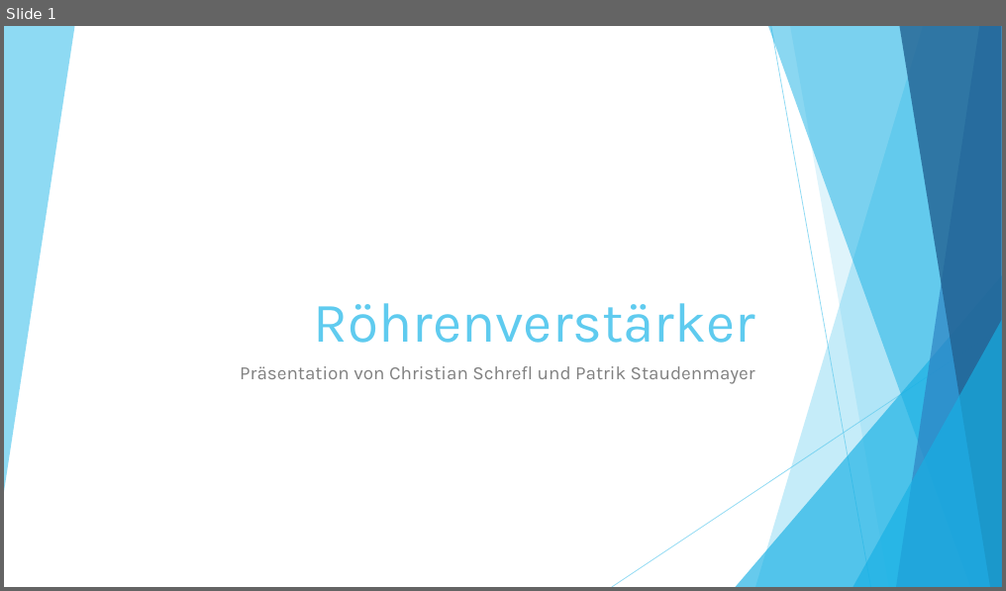
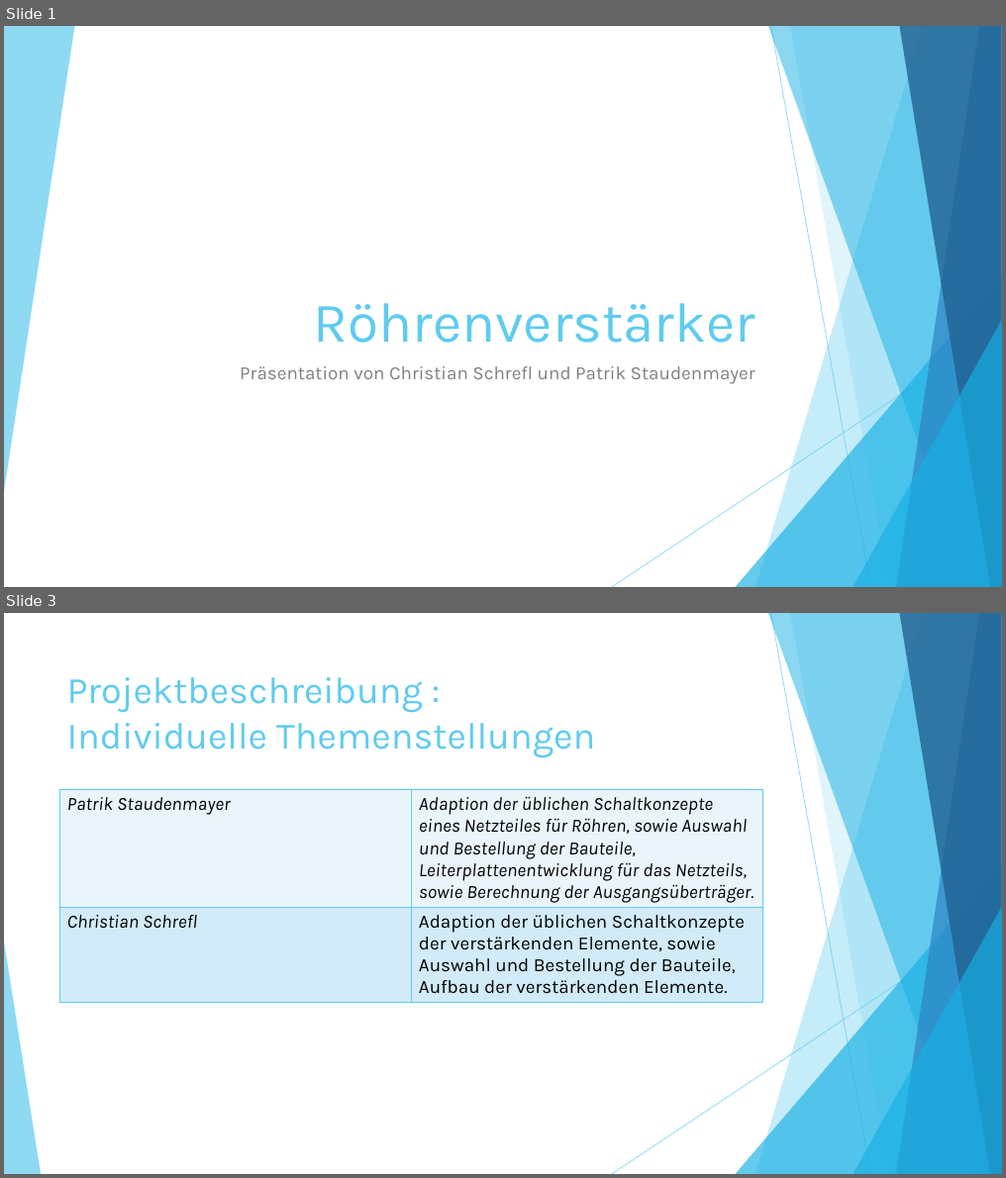
Before and after one commit to Staudi14/tube-amplifier, a slide deck: Präsentation/Röhrenverstärker.pptx. Shown one above the other, each under a label of ours: slide 1 before the commit, slides 1 and 3 after it; the slides between them are not shown. The pictures are 1006x591 and 1006x1178 pixels, drawn with LibreOffice and Linux fonts; fonts in the diff are those of the drawing. Boxes give left, top, right and bottom in pixels: in the first picture for what was removed or moved away, otherwise in the second. Text is boxed around its words. In the diff, an @@ line names an element or a change of style, - is before the commit and + after.

```diff
--- a/Präsentation/Röhrenverstärker.pptx
+++ b/Präsentation/Röhrenverstärker.pptx
@@ slide 3 added at <box>4,613,1002,1174</box>, background #FFFFFF; not listed: 9 template elements that a slide beside it also shows @@
@@ title added at <box>67,677,595,758</box>, 36 pt, text #5FCBEF @@
+Projektbeschreibung :
+Individuelle Themenstellungen
@@ table added at <box>59,789,763,1029</box>, 2 rows, 2 columns @@
+Patrik Staudenmayer | Adaption der üblichen Schaltkonzepte eines Netzteiles für Röhren, sowie Auswahl und Bestellung der Bauteile, Leiterplattenentwicklung für das Netzteils, sowie Berechnung der Ausgangsüberträger.
+Christian Schrefl | Adaption der üblichen Schaltkonzepte der verstärkenden Elemente, sowie Auswahl und Bestellung der Bauteile, Aufbau der verstärkenden Elemente.
@@ triangle added at <box>4,942,41,1174</box>, fill #5FCBEF at 70% opacity @@
```
Also in this commit, not shown: 1 slide changed, 10 other slides added, 8 other files.
